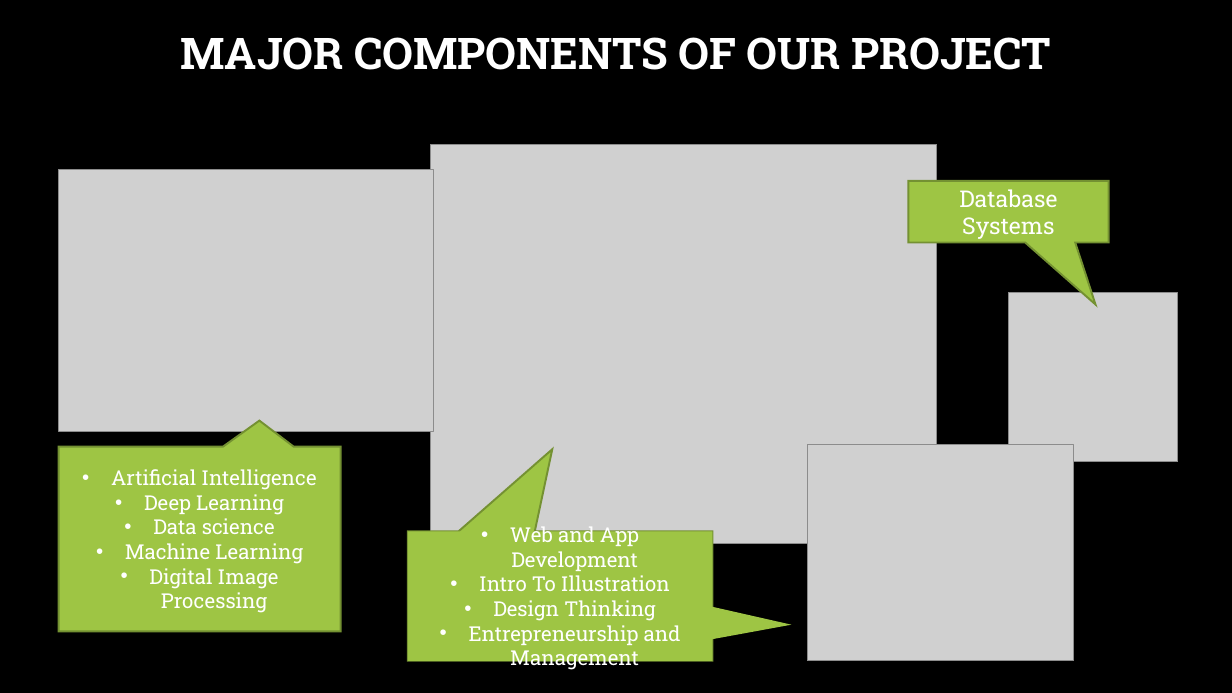
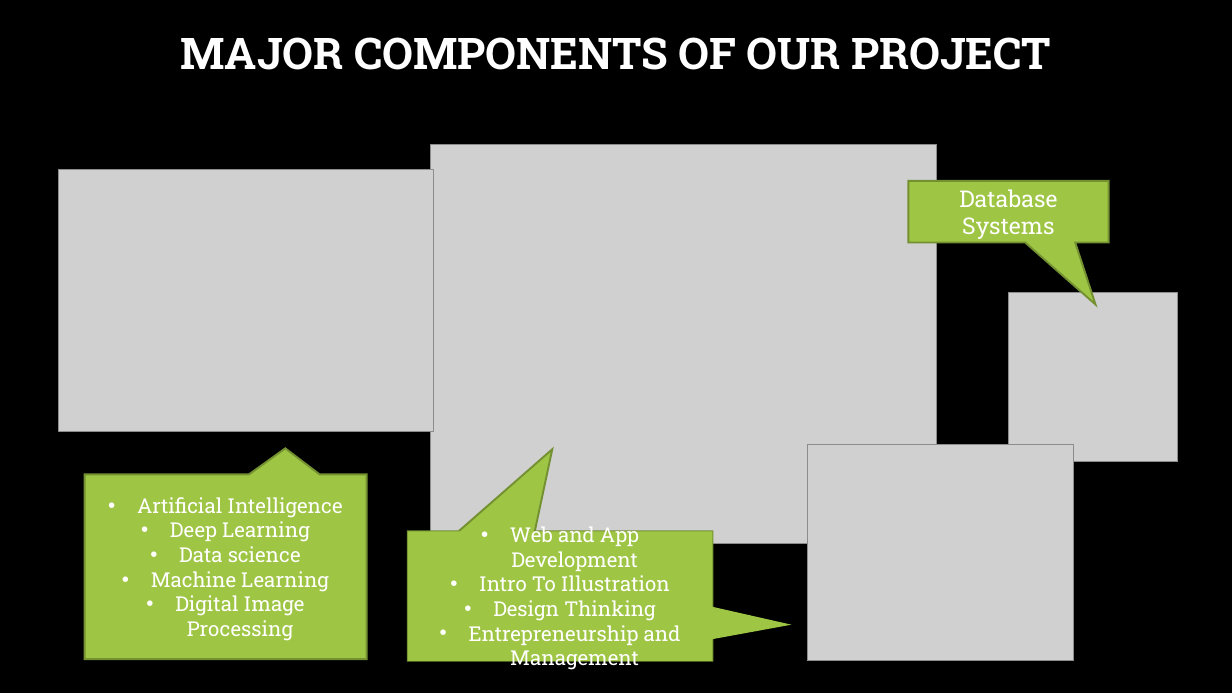
Before and after one commit to aimanahmedmoin1997/FinalYearProject, a slide deck: slide 6 of Kaavish Evaluation I/Evaluation I.pptx (slide 7 before the commit). Drawn at 1232x693 pixels with LibreOffice and Linux fonts; fonts in the diff are those of the drawing; grey boxes stand for pictures; background and template pictures are left out. Boxes give left, top, right and bottom in pixels: in the first picture for what was removed or moved away, otherwise in the second. Text is boxed around its words. In the diff, an @@ line names an element or a change of style, - is before the commit and + after.

```diff
--- a/Kaavish Evaluation I/Evaluation I.pptx
+++ b/Kaavish Evaluation I/Evaluation I.pptx
@@ speech box "Artificial Intelligence": place and size @@
-speech box "Artificial Intelligence" at <box>58,446,340,631</box>
+speech box "Artificial Intelligence" at <box>85,474,367,659</box>
```
Also in this commit, not shown: 4 other slides changed, 1 slide removed, 1 other file.
